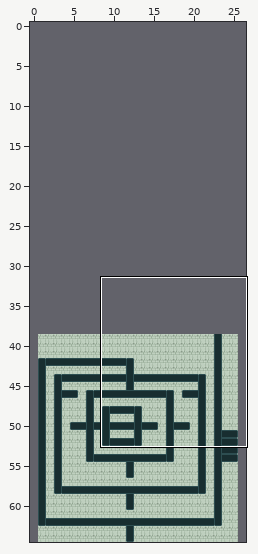
An edit to a level. Tiled map, LemmeOut/export/neko/bin/assets/data/test2.tmx. Above, an overview of the earlier version with the close-up marked.
Close-up. Before:
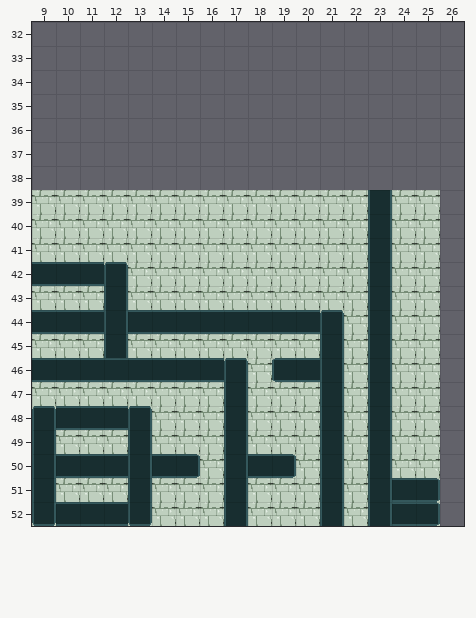
Cells are 32x32 px. Shown: x 9..26, y 32..52. The commit also changed other parts of the map, which this record leaves out. The old version is drawn lined up with the new one.
After:
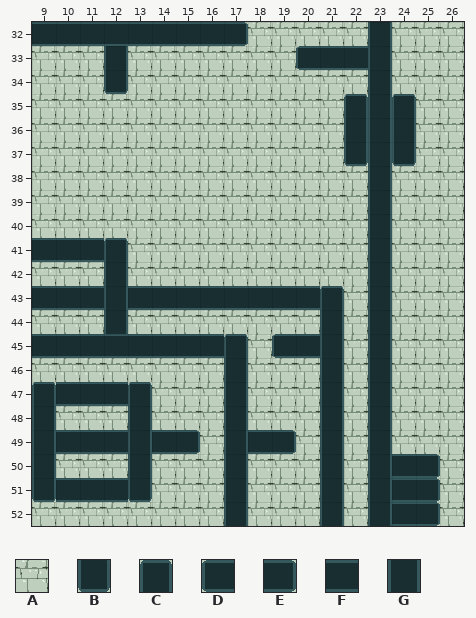
Key: from "background": A 0, B 1, C 2, D 3, E 4, F 5, G 6.
_ is an empty cell.
The exact change:
map size 25x26 -> 27x65 cells (old content now starts at 1,39; both pictures use the new coordinates)
Layer "floor":
y 32: x 9..26 __________________ -> FFFFFFFFEAAAAAGAAA
y 33: x 9..26 __________________ -> AAAGAAAAAAADFFGAAA
y 34: x 9..26 __________________ -> AAABAAAAAAAAAAGAAA
y 35: x 9..26 __________________ -> AAAAAAAAAAAAACGCAA
y 36: x 9..26 __________________ -> AAAAAAAAAAAAAGGGAA
y 37: x 9..26 __________________ -> AAAAAAAAAAAAABGBAA
y 38: x 9..26 __________________ -> AAAAAAAAAAAAAAGAAA
y 39..40: x 26 _ -> A
y 41: x 9..12 AAAA -> FFFC; x 26 _ -> A
y 42: x 9..12 FFFC -> AAAG; x 26 _ -> A
y 43: x 9..11 AAA -> FFF; x 13..21 AAAAAAAAA -> FFFFFFFFC; x 26 _ -> A
y 44: x 9..11 FFF -> AAA; x 13..21 FFFFFFFFC -> AAAAAAAAG; x 26 _ -> A
y 45: x 9..17 AAAGAAAAA -> FFFFFFFFC; x 19..20 AA -> DF; x 26 _ -> A
y 46: x 9..17 FFFFFFFFC -> AAAAAAAAG; x 19..20 DF -> AA; x 26 _ -> A
y 47: x 9..13 AAAAA -> CFFFC; x 26 _ -> A
y 48: x 9..13 CFFFC -> GAAAG; x 26 _ -> A
y 49: x 10..12 AAA -> FFF; x 14..15 AA -> FE; x 18..19 AA -> FE; x 26 _ -> A
y 50: x 10..12 FFF -> AAA; x 14..15 FE -> AA; x 18..19 FE -> AA; x 24..26 AA_ -> FEA
y 51: x 9..13 GAAAG -> BFFFB; x 26 _ -> A
y 52: x 9..13 BFFFB -> AAAAA; x 26 _ -> A
